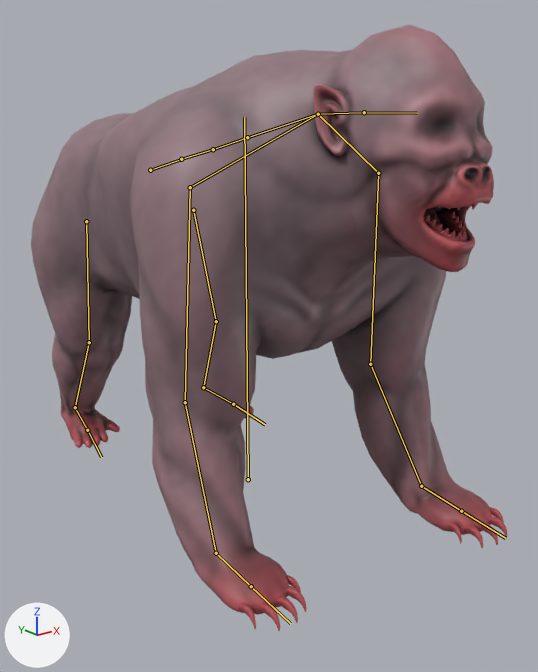
An edit to the FBX model models/polewik/polewik.fbx, drawn before and after from the same camera.
Camera for both pictures: a camera (50 mm lens) standing at (-2.11, -2.81, 1.88) and looking at (0.06, -0.1, 0.8). The lights are fixed; the arrows at lower left show +X, +Y and +Z. Both versions are drawn at the pose saved in each file; the numbers are the values there. The bones that bend it are drawn over the model as lines.

Names of what the first picture shows: 'polewik'.
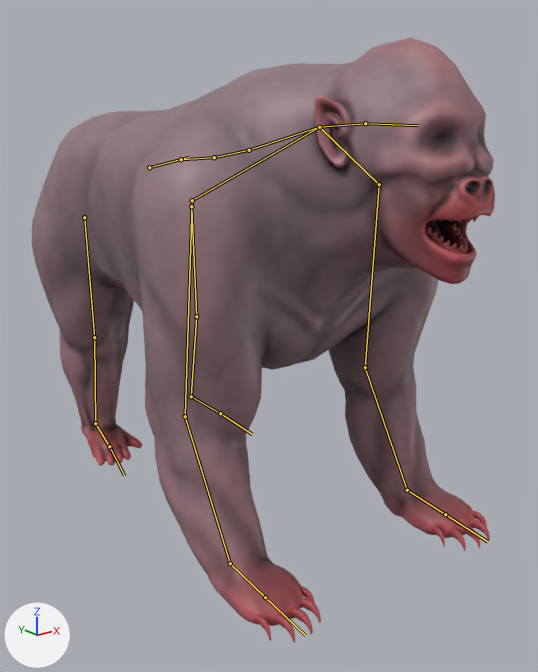
Changed parts and their boxes (x1, y1, x2, y2) in the pictures (538 x 672 px):
'polewik', posed
    before: (31, 25, 507, 631)
    after: (32, 37, 495, 643)
bone 'hip', root to tip
    before: (150, 170) to (189, 156)
    after: (149, 167) to (189, 157)
bone 'spine1', root to tip
    before: (181, 159) to (213, 149)
    after: (181, 159) to (214, 157)
bone 'spine2', root to tip
    before: (213, 149) to (247, 137)
    after: (214, 157) to (249, 150)
bone 'chest', root to tip
    before: (247, 137) to (318, 114)
    after: (249, 150) to (319, 127)
bone 'neck', root to tip
    before: (318, 114) to (364, 112)
    after: (319, 127) to (365, 123)
bone 'head', root to tip
    before: (364, 112) to (417, 113)
    after: (365, 123) to (418, 125)
bone 'upperarm_L', root to tip
    before: (378, 173) to (370, 364)
    after: (379, 184) to (365, 367)
bone 'arm_L', root to tip
    before: (370, 364) to (421, 486)
    after: (365, 367) to (407, 490)
bone 'paw_L', root to tip
    before: (421, 486) to (461, 511)
    after: (407, 490) to (445, 514)
bone 'upperarm_R', root to tip
    before: (190, 187) to (185, 402)
    after: (192, 200) to (185, 416)
bone 'arm_R', root to tip
    before: (185, 402) to (216, 553)
    after: (185, 416) to (230, 563)
bone 'paw_R', root to tip
    before: (216, 553) to (251, 586)
    after: (230, 563) to (265, 597)
bone 'thigh_L', root to tip
    before: (193, 210) to (216, 321)
    after: (191, 206) to (196, 316)
bone 'shin_L', root to tip
    before: (216, 321) to (203, 387)
    after: (196, 316) to (191, 396)
bone 'foot_L', root to tip
    before: (203, 387) to (233, 404)
    after: (191, 396) to (220, 413)
bone 'thigh_R', root to tip
    before: (86, 221) to (89, 342)
    after: (84, 217) to (94, 337)
bone 'shin_R', root to tip
    before: (89, 342) to (75, 407)
    after: (94, 337) to (95, 423)
bone 'foot_R', root to tip
    before: (75, 407) to (87, 430)
    after: (95, 423) to (109, 446)

The edits, one by one:
Bone 'hip' (bone_hip) moves from (-0.2, -0.4, -2.6) to (-0.1, -0.4, -2.0).
Bone 'hip' (bone_hip) turns from (3, 0, 0) to (0, 0, 0) degrees about its own x, y and z.
Bone 'spine1' (bone_spine1) turns from (5, 0, 0) to (0, 0, 0) degrees about its own x, y and z.
Bone 'spine2' (bone_spine2) turns from (-4, 0, 0) to (0, 0, 0) degrees about its own x, y and z.
Bone 'chest' (bone_chest) turns from (-3, 0, 0) to (0, 0, 0) degrees about its own x, y and z.
Bone 'neck' (bone_neck) turns from (-11, 0, 0) to (-9, 0, 0) degrees about its own x, y and z.
Bone 'head' (bone_head) turns from (12, 0, 0) to (9, 0, 0) degrees about its own x, y and z.
Bone 'upperarm_L' (bone_upperarm_l) turns from (6, -12, -3) to (0, 0, 0) degrees about its own x, y and z.
Bone 'arm_L' (bone_arm_l) turns from (-5, 0, 0) to (0, 0, 0) degrees about its own x, y and z.
Bone 'paw_L' (bone_paw_l) turns from (-1, 3, -3) to (0, 0, 9) degrees about its own x, y and z.
Bone 'upperarm_R' (bone_upperarm_r) turns from (-1, 11, 1) to (0, 0, 0) degrees about its own x, y and z.
Bone 'arm_R' (bone_arm_r) turns from (1, 0, 0) to (0, 0, 0) degrees about its own x, y and z.
Bone 'paw_R' (bone_paw_r) turns from (0, -1, 8) to (0, 0, -4) degrees about its own x, y and z.
Bone 'thigh_L' (bone_thigh_l) turns from (11, 8, 3) to (0, 0, 0) degrees about its own x, y and z.
Bone 'shin_L' (bone_shin_l) turns from (-30, 0, -2) to (0, 0, 0) degrees about its own x, y and z.
Bone 'foot_L' (bone_foot_l) turns from (14, -6, 7) to (0, 2, 1) degrees about its own x, y and z.
Bone 'thigh_R' (bone_thigh_r) turns from (-2, 3, -4) to (0, 0, 0) degrees about its own x, y and z.
Bone 'shin_R' (bone_shin_r) turns from (-22, 0, 1) to (0, 0, 0) degrees about its own x, y and z.
Bone 'foot_R' (bone_foot_r) turns from (21, 2, 4) to (0, -2, -1) degrees about its own x, y and z.
